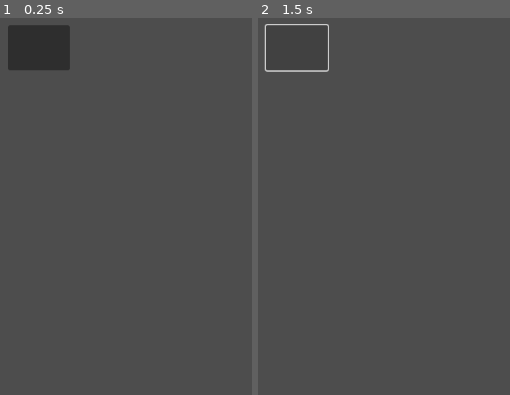
Above: before the commit, frames 1-2 (left to right).
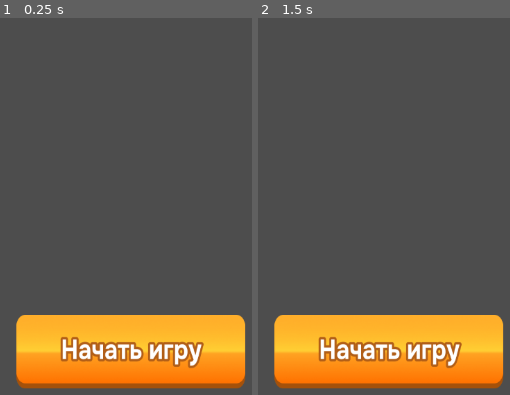
Above: after the commit, the same moments.

Repository: SVan22447/Hakaton1
Game: Godot game, scene res://Scenes/Menu.tscn
The game is run twice, just before and just after one commit, with the same random seed, the same clock (stepped at 60 frames per second) and the same inputs. The project has no main scene, so this scene is started directly.
Inputs (mouse positions are in pixels of both pictures, inside the frame that each line leads up to):
- Up to frame 1 (0.25 s): no input
- Up to frame 2 (1.5 s): click (295, 48) at 0.52 s; click (295, 48) at 1.27 s

The runs differ from the first frame. In frame 1, 21% of the frame differs, in the area x 3-98%, y 1-99%; in frame 2, 18%.

Commit message:
character add

Diff:
--- a/Scenes/Game.tscn
+++ b/Scenes/Game.tscn
@@ -1,8 +1,9 @@
-[gd_scene load_steps=10 format=3 uid="uid://drksku8aimib6"]
+[gd_scene load_steps=11 format=3 uid="uid://drksku8aimib6"]
 
 [ext_resource type="Texture2D" uid="uid://ogv31446bog2" path="res://assets/img/environment/tileset.png" id="1_7q4d6"]
 [ext_resource type="Texture2D" uid="uid://cfgvyp8bfd4ul" path="res://assets/img/environment/tileset_v2.png" id="2_opldl"]
 [ext_resource type="Texture2D" uid="uid://brvnytayoos0x" path="res://assets/img/environment/tileset_v2_scale.png" id="3_dtcv2"]
+[ext_resource type="Texture2D" uid="uid://ccp8fn5ev6wuj" path="res://assets/img/character/char_1_idle.png" id="4_sogls"]
 
 [sub_resource type="TileSetAtlasSource" id="TileSetAtlasSource_cn3nq"]
 texture = ExtResource("1_7q4d6")
@@ -4642,3 +4643,8 @@
 [node name="TileMap3" type="TileMap" parent="Tiles"]
 tile_set = SubResource("TileSet_subep")
 format = 2
+
+[node name="CharacterBody2D" type="CharacterBody2D" parent="."]
+
+[node name="Sprite2D" type="Sprite2D" parent="CharacterBody2D"]
+texture = ExtResource("4_sogls")
--- a/Scenes/Menu.tscn
+++ b/Scenes/Menu.tscn
@@ -1,14 +1,22 @@
-[gd_scene format=3 uid="uid://4jcfmqmjpv6r"]
+[gd_scene load_steps=2 format=3 uid="uid://4jcfmqmjpv6r"]
+
+[ext_resource type="Texture2D" uid="uid://b6ewegov4kf1w" path="res://assets/img/screens/welcome/btn_v2.png" id="1_eg1fn"]
 
 [node name="Menu" type="Node2D"]
 
-[node name="Button" type="Button" parent="."]
+[node name="Sprite2D" type="Sprite2D" parent="."]
+position = Vector2(575, 571)
+scale = Vector2(0.643, 0.761)
+texture = ExtResource("1_eg1fn")
+
+[node name="Button" type="Button" parent="Sprite2D"]
+visible = false
 anchors_preset = -1
 anchor_top = 0.5
 anchor_bottom = 0.5
-offset_left = 398.0
-offset_top = 100.0
-offset_right = 487.0
-offset_bottom = 165.0
+offset_left = -253.0
+offset_top = -136.0
+offset_right = 259.0
+offset_bottom = -3.0
 grow_horizontal = 2
 grow_vertical = 2
Renamed: assets/img/character/char_1_big.png -> assets/img/char_1_big.png
Not shown, added: assets/img/char_1_big.png.import
Not shown, added: Хакатон 2/buttons/btn_open.png.import
Not shown, added: Хакатон 2/buttons/left.png.import
Not shown, changed: Хакатон 2/buttons/right.png.import
